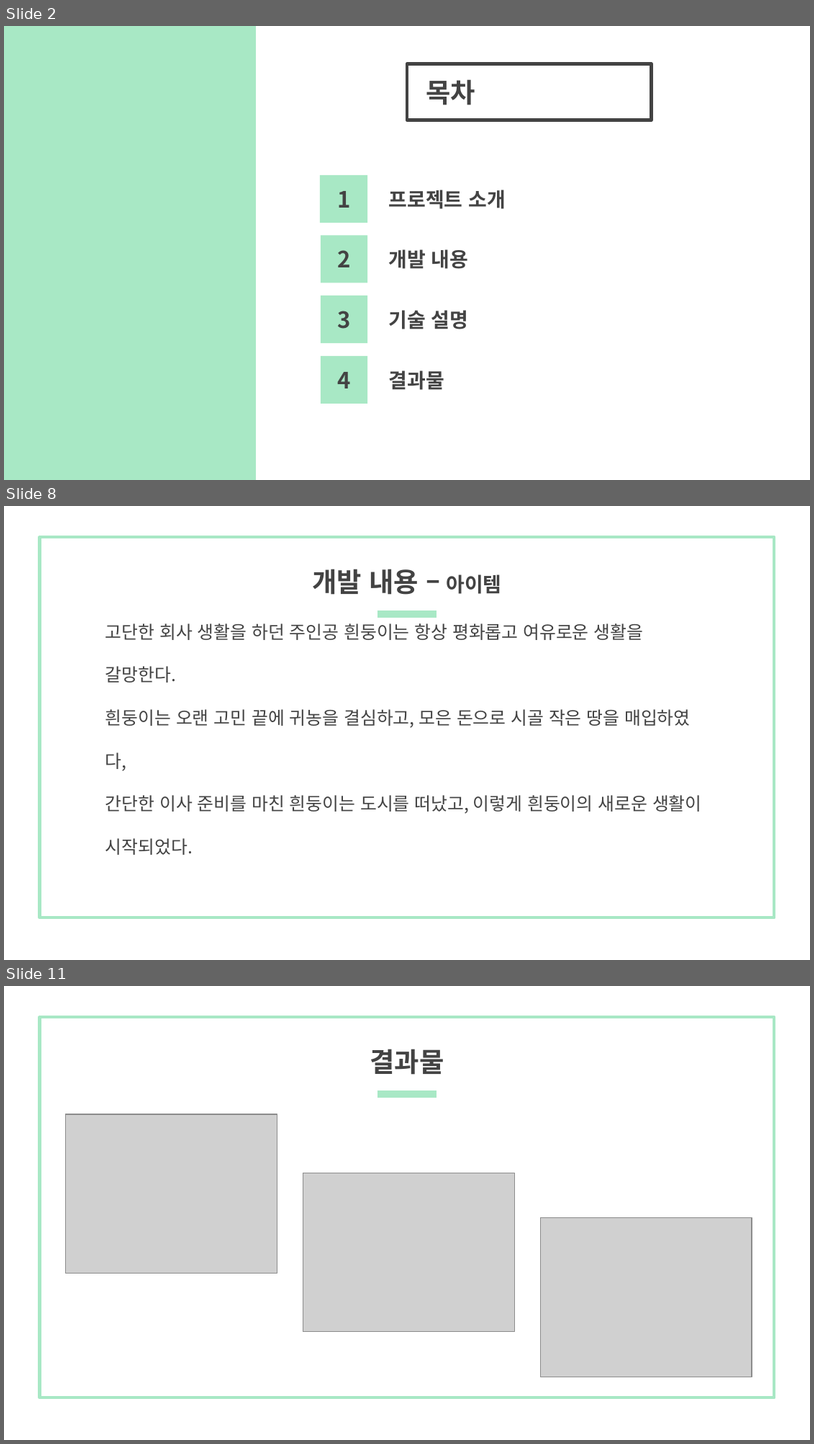
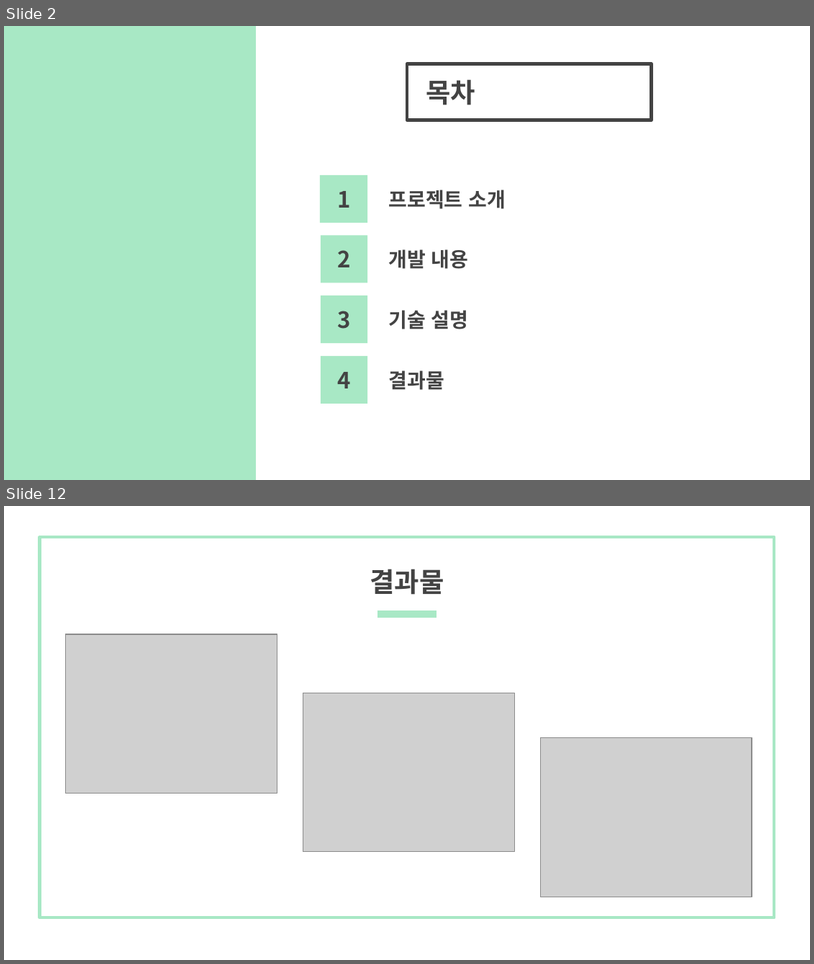
Before and after one commit to kookmin-sw/capstone-2020-10, a slide deck: doc/최종발표 자료/마이 리틀 팜 최종 발표 자료.pptx. Shown one above the other, each under a label of ours: slides 2, 8 and 11 before the commit, slides 2 and 12 after it; the slides between them are not shown. The pictures are 814x1444 and 814x964 pixels, drawn with LibreOffice and Linux fonts; fonts in the diff are those of the drawing; grey boxes stand for pictures. Boxes give left, top, right and bottom in pixels: in the first picture for what was removed or moved away, otherwise in the second. Text is boxed around its words. In the diff, an @@ line names an element or a change of style, - is before the commit and + after.

```diff
--- a/doc/최종발표 자료/마이 리틀 팜 최종 발표 자료.pptx
+++ b/doc/최종발표 자료/마이 리틀 팜 최종 발표 자료.pptx
@@ slide 8 removed at (4,506,810,960), background #FFFFFF; not listed: 2 template elements that a slide beside it also shows @@
@@ title removed at (312,569,502,595) @@
-개발 내용 – 아이템
@@ text removed at (106,623,702,854) @@
-고단한 회사 생활을 하던 주인공 흰둥이는 항상 평화롭고 여유로운 생활을 갈망한다.
-흰둥이는 오랜 고민 끝에 귀농을 결심하고, 모은 돈으로 시골 작은 땅을 매입하였다,
-간단한 이사 준비를 마친 흰둥이는 도시를 떠났고, 이렇게 흰둥이의 새로운 생활이 시작되었다.
@@ what was slide 11 is now slide 12 @@
```
Also in this commit, not shown: 6 slides changed, 3 slides added, 2 other slides removed, 1 other file.
